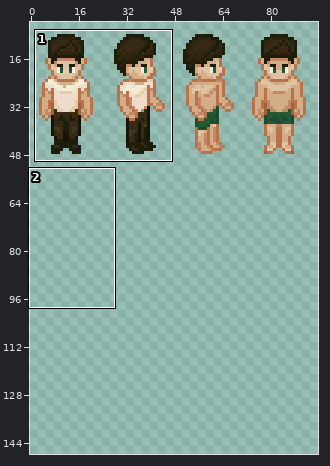
File history of a pixel-art file, Assets/character/Main Character/Character_front.aseprite. Above, an overview of the earlier version with the close-up marked.
Close-up. As it was:
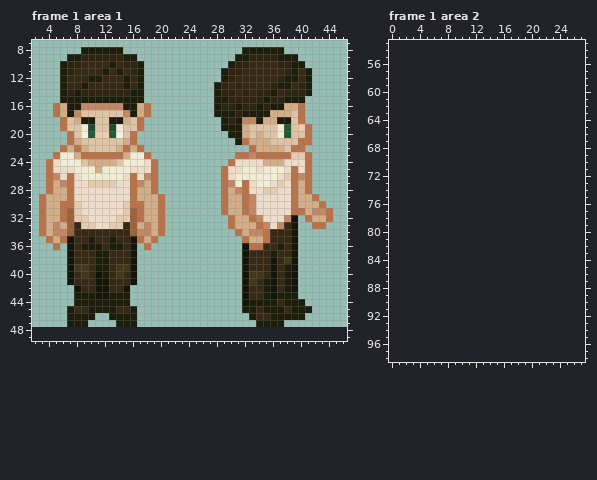
120x48 pixels, 1 frame. Colours within 5 levels of each other are drawn and written as one. Shown: frame 1 area 1: x 2..46, y 7..49; frame 1 area 2: x 0..27, y 53..98. The old version is drawn lined up with the new one, on the new canvas. The wide view leaves out empty margins. The commit also changed other frames or places, which this record leaves out.
Now the later version:
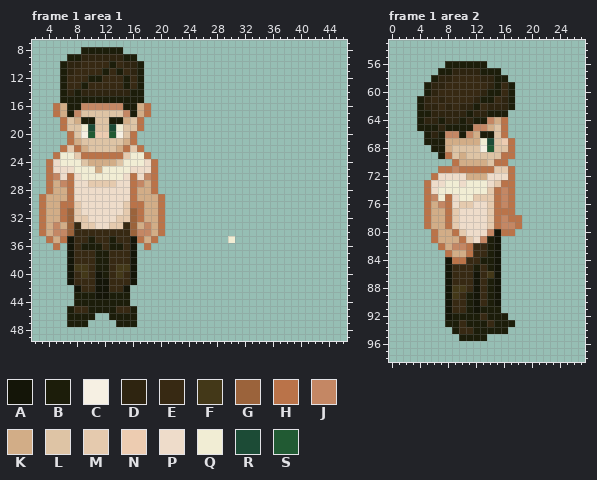
Palette (. is transparent): A #141508  B #1c1d0a  C #f6f0e3  D #2e2410  E #372913  F #433818  G #9b633b  H #ba7349  J #c48764  K #d2ad87  L #dec4a5  M #e5caae  N #edccb1  P #eedcca  Q #f1edd4  R #1c4b36  S #215a33
What changed:
canvas 120x48 -> 240x288
Changed rows in their new state; - is an unchanged pixel.
Frame 1 area 1:
first column x 7:
 8 -------------------------......-------
 9 ------------------------.........-----
10 -----------------------...........----
11 ----------------------.............---
12 ----------------------.............---
13 ---------------------..............---
14 ---------------------..............---
15 ---------------------.............----
16 ---------------------.............----
17 ---------------------.............----
18 ----------------------............----
19 ----------------------.............---
20 -----------------------............---
21 ------------------------...........---
22 M--------M----------------........----
23 -M------M---------------...........---
24 -----------------------............---
25 ----------------------.............---
26 ----------------------.............---
27 ----------------------.............---
28 ----------------------.............---
29 ----------------------..............--
30 ----------------------...............-
31 ----------------------................
32 -----------------------..........-....
33 -----------------------..........--..-
34 ------------------------.........-----
35 -----------------------Q-........-----
36 -------------------------........-----
37 -------------------------........-----
38 -------------------------........-----
39 -------------------------........-----
40 -------------------------........-----
41 -------------------------........-----
42 -------------------------........-----
43 -------------------------........-----
44 -------------------------.........----
45 -------------------------..........---
46 --------------------------........----
47 ---------------------------....-------
Frame 1 area 2:
first column x 4:
56 ----BBBBBB-----
57 ---BBDDDDBBB---
58 --BDDEEEEDDBB--
59 -BDDEEEEEEDBEB-
60 -BDEEEEEEDBBEB-
61 BDEDEEEEDBBEDB-
62 BDDEDEDDBEDDDB-
63 BBDDDDDBDDBBB--
64 BDDBDDBDBBJKH--
65 BBBDBBBBJJKLH--
66 -BDBJJBJKBBLH--
67 -BBBKKKKKQRLNH-
68 --BBKLLLLCSLLH-
69 ---BHLKLLLLLHH-
70 -----HKKKKLHH--
71 ---HHJHHHHHMMH-
72 --HPPPPKKKPPPH-
73 -HPPQQPQQQPMHH-
74 -HPQQQQQQQMHJH-
75 -HJQHPQQMMMHJH-
76 -HKJHPMMPPMHJH-
77 -HKKHMPPPPMHHH-
78 -HKKHMPPPPMHJHH
79 -HKKHMPPPPMHJJH
80 --HKKHMPPPJAHH-
81 --HKKKHMPJBA---
82 ---HKJJHEEBA---
83 ----HKKHEEBA---
84 ----AHHEEBBA---
85 ----AEEEBEBA---
86 ----AEEEAEFA---
87 ----AEEEAEBA---
88 ----AFFEAEBA---
89 ----AFEBAEBA---
90 ----AEEBAEBA---
91 ----AEEBABBB---
92 ----ABBBBEBBB--
93 ----BBEBBBEBBB-
94 -----BEEBBBBB--
95 ------BBBB-----
